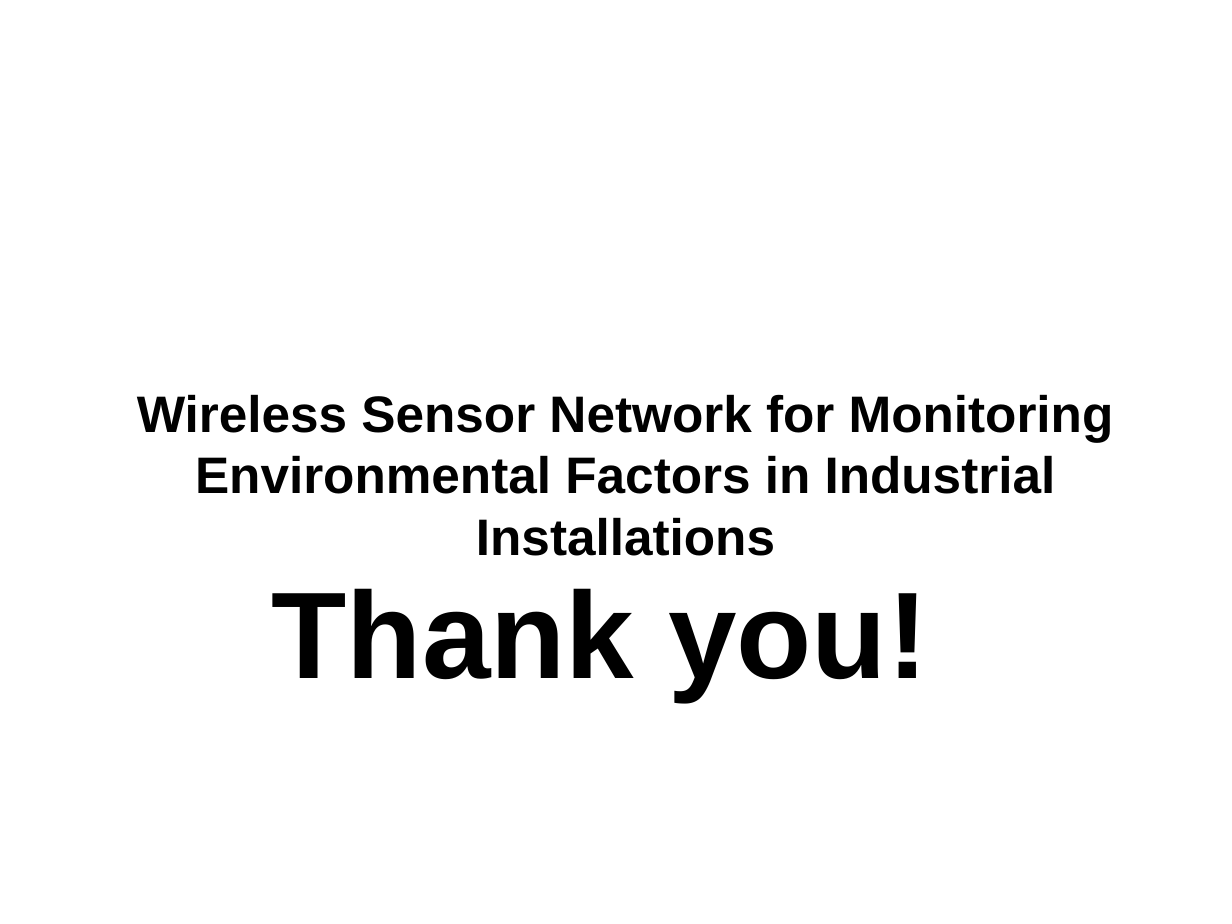
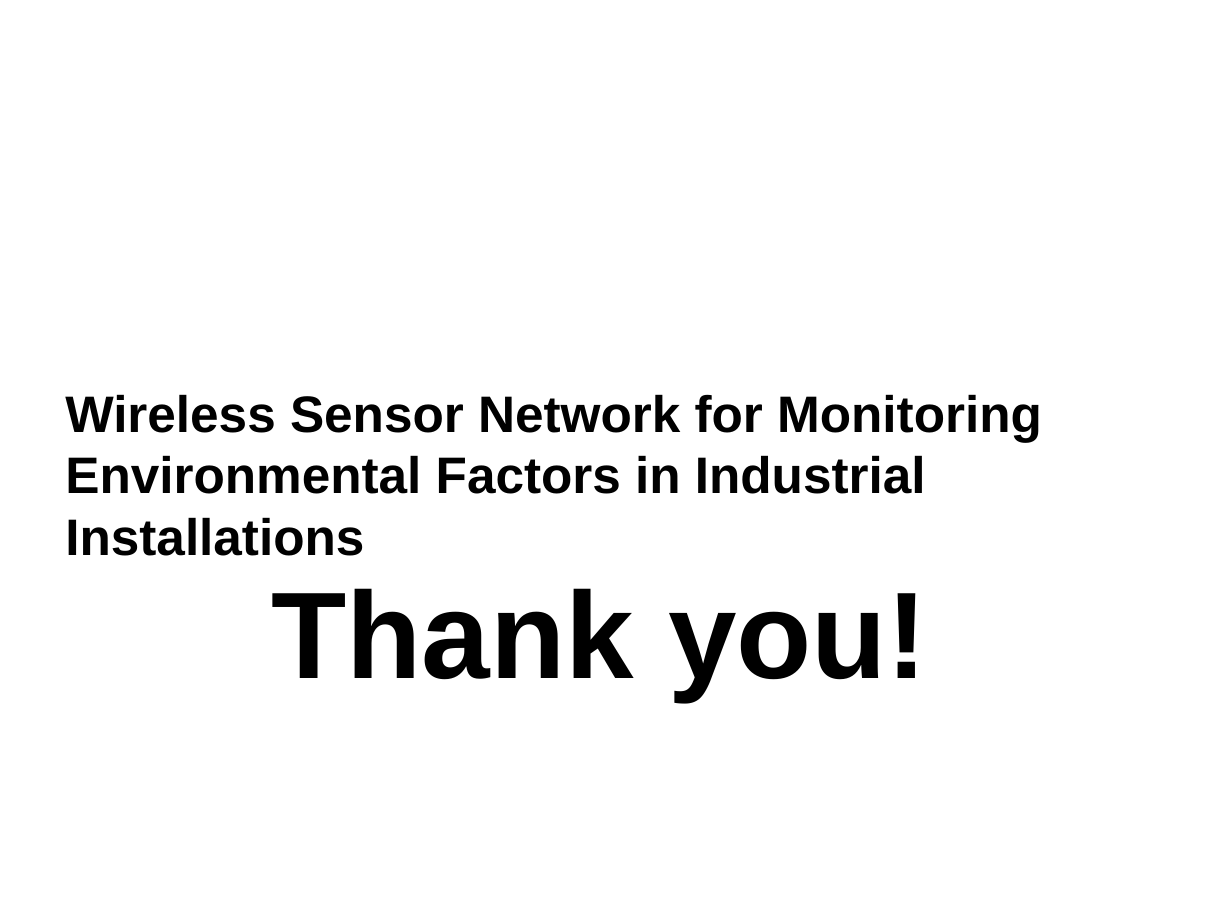
Before and after one commit to laurogama/artigo_pos, a slide deck: slide 17 of formato_chilecon/presentation/presentation_template.pptx (slide 7 before the commit). Drawn at 1232x924 pixels with LibreOffice and Linux fonts; fonts in the diff are those of the drawing; background and template pictures are left out. Boxes give left, top, right and bottom in pixels: in the first picture for what was removed or moved away, otherwise in the second. Text is boxed around its words. In the diff, an @@ line names an element or a change of style, - is before the commit and + after.

```diff
--- a/formato_chilecon/presentation/presentation_template.pptx
+++ b/formato_chilecon/presentation/presentation_template.pptx
@@ text "Wireless Sensor Network for Monitoring ..." at bbox=[65, 394, 1042, 556]: alignment centre to left @@
@@ text "Thank you!" at bbox=[272, 588, 928, 700]: less space between paragraphs @@
```
Also in this commit, not shown: 2 other slides changed, 14 slides added, 4 slides removed, 16 other files.
